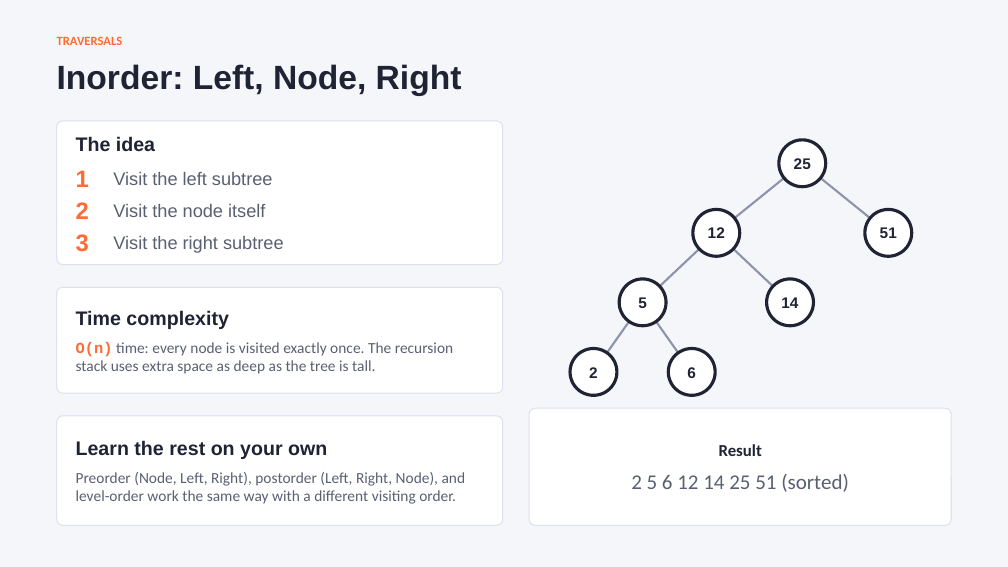
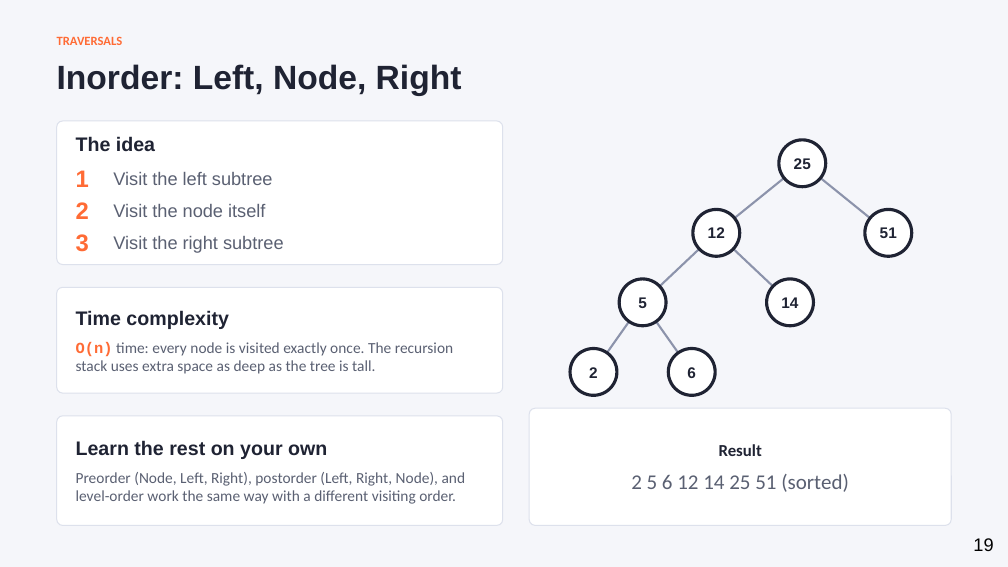
Before and after one commit to kapooramanpreet/TechnicalInterview101, a slide deck: slide 19 of assets/slides/Technical_Interview_101_Trees.pptx (slide 21 before the commit). Drawn at 1008x567 pixels with LibreOffice and Linux fonts; fonts in the diff are those of the drawing. Boxes give left, top, right and bottom in pixels: in the first picture for what was removed or moved away, otherwise in the second. Text is boxed around its words. In the diff, an @@ line names an element or a change of style, - is before the commit and + after.

```diff
--- a/assets/slides/Technical_Interview_101_Trees.pptx
+++ b/assets/slides/Technical_Interview_101_Trees.pptx
@@ page number added at box(973, 538, 993, 551), 13 pt, text #000000 @@
+19
```
Also in this commit, not shown: 24 other slides changed, 2 slides removed, 4 other files.
